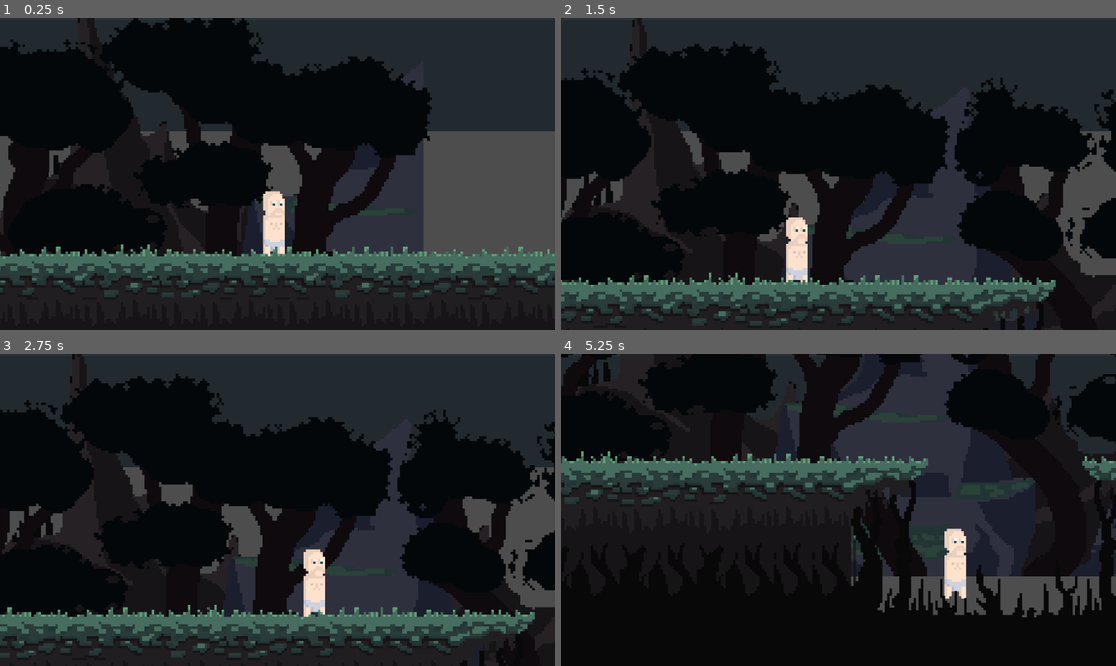
Above: before the commit, frames 1-4 (two rows, left to right).
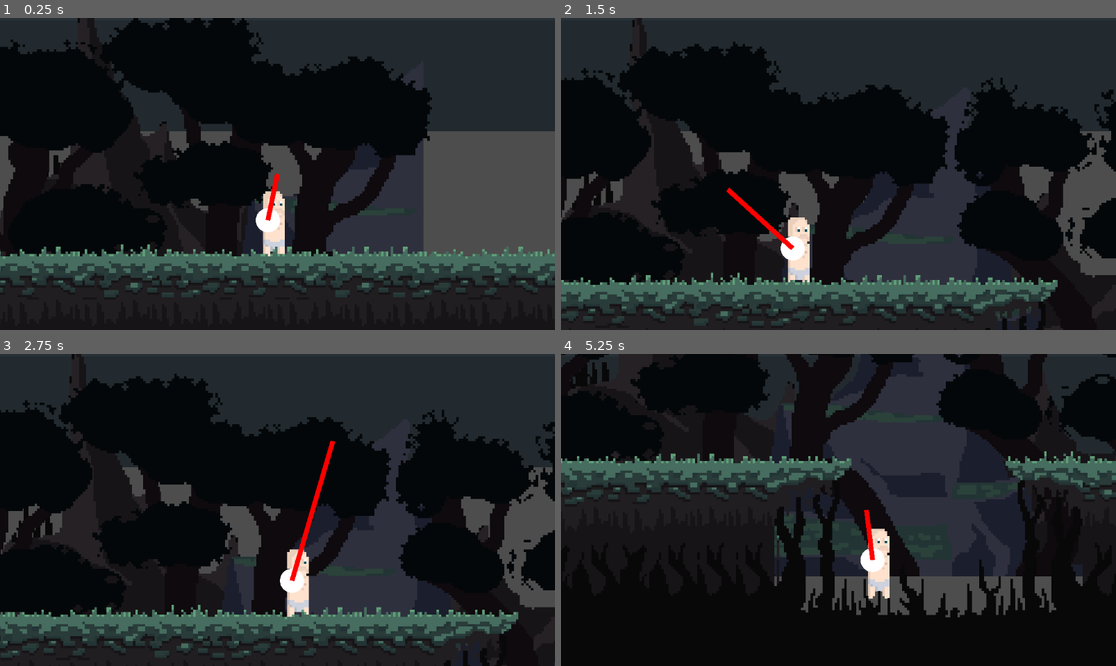
Above: after the commit, the same moments.

Repository: matomas225/UltimateRpg
Game: Godot game, scene res://scenes/main/game.tscn
The game is run twice, just before and just after one commit, with the same random seed, the same clock (stepped at 60 frames per second) and the same inputs.
Inputs (mouse positions are in pixels of both pictures, inside the frame that each line leads up to):
- Up to frame 1 (0.25 s): no input
- Up to frame 2 (1.5 s): tap Enter (ui_accept) at 0.5, 0.77, 0.8, 1.07, 1.35 s; move the mouse to (960, 158) at 0.52 s; hold Right (ui_right) from 0.53 s (still down); tap Shift (dash) at 0.6 s; move the mouse to (727, 189) at 1.27 s
- Up to frame 3 (2.75 s): tap Enter (ui_accept) at 1.52, 1.82, 2.3 s; tap Shift (dash) at 1.55, 2.1 s; move the mouse to (333, 441) at 2.02 s; release Right (ui_right) at 2.03 s; hold Left (ui_left) from 2.03 s (still down)
- Up to frame 4 (5.25 s): move the mouse to (810, 572) at 2.77 s; release Left (ui_left) at 2.78 s; hold Right (ui_right) 2.78-4.28 s; tap Shift (dash) at 2.85, 4.35, 5.1 s; tap Enter (ui_accept) at 3.02, 3.32, 3.6, 3.77, 4.07, 4.52, 4.82 s; move the mouse to (1005, 556) at 3.52 s; move the mouse to (672, 463) at 4.27 s; hold Left (ui_left) 4.28-5.03 s; move the mouse to (866, 510) at 5.02 s; hold Right (ui_right) from 5.03 s (still down)

The runs differ from the first frame. In frame 1, 0.4% of the frame differs, in the area x 46-51%, y 49-69%; in frame 2, 2.7%; in frame 3, 7.9%; in frame 4, 15%, in the area x 0-100%, y 0-85%.

Commit message:
add sound changes minor improvements

Diff:
--- a/scenes/main/game.tscn
+++ b/scenes/main/game.tscn
@@ -1,19 +1,14 @@
-[gd_scene load_steps=14 format=4 uid="uid://c22jt7fw0qrj5"]
+[gd_scene load_steps=12 format=4 uid="uid://c22jt7fw0qrj5"]
 
 [ext_resource type="PackedScene" uid="uid://p0rkkumyb0wm" path="res://scenes/player/senis2D.tscn" id="1_e64el"]
 [ext_resource type="Texture2D" uid="uid://bufa1bk01jjp" path="res://assets/background/parallax-1/1.png" id="1_kjrfb"]
-[ext_resource type="Script" uid="uid://crn8tftkl0va8" path="res://scenes/main/cloud_layer.gd" id="1_se30j"]
+[ext_resource type="Script" path="res://scenes/main/cloud_layer.gd" id="1_se30j"]
 [ext_resource type="AudioStream" uid="uid://cfhn3k4lfktgb" path="res://audio/music/amiant-background-audio.mp3" id="2_ma5rq"]
 [ext_resource type="Texture2D" uid="uid://du77ehaxqgxli" path="res://assets/background/parallax-1/2.png" id="2_se30j"]
 [ext_resource type="Texture2D" uid="uid://b3a84jkivkdl" path="res://assets/tile-map-1.png" id="3_e3dby"]
 [ext_resource type="Texture2D" uid="uid://davq6sjfcdnk7" path="res://assets/background/parallax-1/3.png" id="3_ktwa8"]
 [ext_resource type="Texture2D" uid="uid://c4wyisp21uc8p" path="res://assets/background/parallax-1/4.png" id="4_157ky"]
 [ext_resource type="Texture2D" uid="uid://dnrx4occk6bqr" path="res://assets/background/parallax-1/5.png" id="5_y58yt"]
-
-[sub_resource type="WorldBoundaryShape2D" id="WorldBoundaryShape2D_e64el"]
-
-[sub_resource type="CanvasTexture" id="CanvasTexture_e64el"]
-specular_color = Color(1, 0, 1, 1)
 
 [sub_resource type="TileSetAtlasSource" id="TileSetAtlasSource_gsayk"]
 texture = ExtResource("3_e3dby")
--- a/scenes/player/senis2D.tscn
+++ b/scenes/player/senis2D.tscn
@@ -1,7 +1,10 @@
-[gd_scene load_steps=13 format=3 uid="uid://p0rkkumyb0wm"]
+[gd_scene load_steps=16 format=3 uid="uid://p0rkkumyb0wm"]
 
 [ext_resource type="Script" uid="uid://dusyqyxu50esw" path="res://scripts/player/senisMovement.gd" id="1_dtv6y"]
 [ext_resource type="Texture2D" uid="uid://cdbbnd2p70278" path="res://sprites/player/player-senis.png" id="1_pofe2"]
+[ext_resource type="AudioStream" uid="uid://dmxlww0ey2l6a" path="res://audio/sfx/walking-on-grass.mp3" id="3_3pi2x"]
+[ext_resource type="Script" uid="uid://blcdotmjemi3a" path="res://scripts/player/arm_pivot.gd" id="3_t3vor"]
+[ext_resource type="AudioStream" uid="uid://lotqjq0j1v8g" path="res://audio/sfx/land-on-grass2.mp3" id="4_hgckd"]
 
 [sub_resource type="AtlasTexture" id="AtlasTexture_c7q42"]
 atlas = ExtResource("1_pofe2")
@@ -80,6 +83,24 @@
 autoplay = "idle"
 frame_progress = 0.850361
 
+[node name="ArmPivot" type="Node2D" parent="."]
+position = Vector2(-3, -17)
+script = ExtResource("3_t3vor")
+
+[node name="ArmLeft" type="Sprite2D" parent="ArmPivot"]
+
+[node name="ArmRight" type="Sprite2D" parent="ArmPivot"]
+
+[node name="Weapon" type="Sprite2D" parent="ArmPivot"]
+
 [node name="CollisionShape2D" type="CollisionShape2D" parent="."]
 position = Vector2(0, -5)
 shape = SubResource("CircleShape2D_dtv6y")
+
+[node name="WalkingOnGrass" type="AudioStreamPlayer2D" parent="."]
+stream = ExtResource("3_3pi2x")
+
+[node name="LandingOnGrass" type="AudioStreamPlayer2D" parent="."]
+stream = ExtResource("4_hgckd")
+volume_db = -9.533
+pitch_scale = 0.69
--- /dev/null
+++ b/scripts/player/arm_pivot.gd
@@ -0,0 +1,28 @@
+extends Node2D
+
+@onready var arm_left = $ArmLeft
+@onready var arm_right = $ArmRight
+
+var smoothing_speed := 10.0
+
+func _ready():
+	Input.set_mouse_mode(Input.MOUSE_MODE_VISIBLE)
+
+func _process(delta):
+	var mouse_pos = get_global_mouse_position()
+
+	var dir_left = (mouse_pos - arm_left.global_position).normalized()
+	var dir_right = (mouse_pos - arm_right.global_position).normalized()
+
+	var target_angle_left = dir_left.angle()
+	var target_angle_right = dir_right.angle()
+
+	arm_left.rotation = lerp_angle(arm_left.rotation, target_angle_left, smoothing_speed * delta)
+	arm_right.rotation = lerp_angle(arm_right.rotation, target_angle_right, smoothing_speed * delta)
+
+	queue_redraw()
+
+
+func _draw():
+	draw_circle(Vector2.ZERO, 5, Color.WHITE)
+	draw_line(Vector2.ZERO, get_local_mouse_position(), Color.RED, 2)
--- a/scripts/player/senisMovement.gd
+++ b/scripts/player/senisMovement.gd
@@ -1,11 +1,15 @@
 extends CharacterBody2D
 
-# Camera Offset moving with character
 @onready var cam = $Camera2D
-@export var camera_offset_amount := 40  # How far camera shifts left/right
-var dash_camera_offset := 0.0  # Used to freeze camera during dash
+@export var camera_offset_amount := 40
 
-# Movement tuning constants
+@onready var walking_on_grass: AudioStreamPlayer2D = $WalkingOnGrass
+@onready var landing_on_grass: AudioStreamPlayer2D = $LandingOnGrass
+
+var was_walking = false
+var was_on_floor = false
+var has_landed_once = false
+
 const MOVE_SPEED = 160.0
 const JUMP_FORCE = -200.0
 const GRAVITY = 1000.0
@@ -13,19 +17,17 @@
 const AIR_ACCELERATION = 600.0
 const FRICTION = 1000.0
 const MAX_FALL_SPEED = 900.0
+const LANDING_VELOCITY_THRESHOLD = 300.0
 
-# Dash variables
-const DASH_SPEED = 250.0      # Speed during dash
-const DASH_TIME = 0.2         # Dash duration in seconds
-const DASH_COOLDOWN = 2     # Time between dashes
+const DASH_SPEED = 250.0
+const DASH_TIME = 0.2
+const DASH_COOLDOWN = 2
 
-# Dash state
 var is_dashing = false
 var dash_timer = 0.0
 var dash_cooldown_timer = 0.0
 var dash_direction = 0
 
-# Optional: Coyote time and jump buffer
 const COYOTE_TIME = 0.1
 const JUMP_BUFFER_TIME = 0.1
 
@@ -33,82 +35,95 @@
 var jump_buffer_timer = 0.0
 
 func _physics_process(delta: float) -> void:
-	# Update dash cooldown timer
+	handle_dash_timers(delta)
+	handle_movement(delta)
+	play_sounds()
+	var vertical_velocity_before_slide = velocity.y
+	move_and_slide()
+	handle_landing_sound(vertical_velocity_before_slide)
+	update_camera(delta)
+
+func handle_dash_timers(delta):
 	if dash_cooldown_timer > 0:
 		dash_cooldown_timer -= delta
 
-	# Handle ongoing dash
 	if is_dashing:
 		dash_timer -= delta
 		if dash_timer <= 0:
 			is_dashing = false
 			dash_cooldown_timer = DASH_COOLDOWN
 
+func handle_movement(delta):
 	if is_dashing:
-		# During dash: move horizontally at dash speed, ignore gravity & normal input
 		velocity.x = dash_direction * DASH_SPEED
-		velocity.y = 0  # Optionally lock vertical movement during dash
+		velocity.y = 0
+		return
+
+	apply_gravity(delta)
+	handle_jump_timers(delta)
+	handle_horizontal_movement(delta)
+
+func apply_gravity(delta):
+	if not is_on_floor():
+		velocity.y += GRAVITY * delta
+		velocity.y = min(velocity.y, MAX_FALL_SPEED)
+	elif velocity.y > 0:
+		velocity.y = 0
+
+func handle_jump_timers(delta):
+	if is_on_floor():
+		coyote_timer = COYOTE_TIME
 	else:
-		# Handle gravity
-		if not is_on_floor():
-			velocity.y += GRAVITY * delta
-			velocity.y = min(velocity.y, MAX_FALL_SPEED)
-		elif velocity.y > 0:
-			velocity.y = 0
+		coyote_timer -= delta
 
-		# Update coyote time
-		if is_on_floor():
-			coyote_timer = COYOTE_TIME
+	if Input.is_action_just_pressed("ui_accept"):
+		jump_buffer_timer = JUMP_BUFFER_TIME
+	else:
+		jump_buffer_timer -= delta
+
+	if jump_buffer_timer > 0 and coyote_timer > 0:
+		velocity.y = JUMP_FORCE
+		jump_buffer_timer = 0
+		coyote_timer = 0
+
+func handle_horizontal_movement(delta):
+	var input_dir = Input.get_axis("ui_left", "ui_right")
+	var accel = ACCELERATION if is_on_floor() else AIR_ACCELERATION
+
+	if Input.is_action_just_pressed("dash") and dash_cooldown_timer <= 0 and input_dir != 0:
+		is_dashing = true
+		dash_timer = DASH_TIME
+		dash_direction = input_dir
+	else:
+		if input_dir != 0:
+			velocity.x = move_toward(velocity.x, input_dir * MOVE_SPEED, accel * delta)
 		else:
-			coyote_timer -= delta
+			if is_on_floor():
+				velocity.x = 0
 
-		# Update jump buffer
-		if Input.is_action_just_pressed("ui_accept"):
-			jump_buffer_timer = JUMP_BUFFER_TIME
-		else:
-			jump_buffer_timer -= delta
+func play_sounds():
+	var is_walking_now = is_on_floor() and abs(velocity.x) > 5
+	if is_walking_now and not was_walking:
+		walking_on_grass.play()
+	elif not is_walking_now and was_walking:
+		walking_on_grass.stop()
+	was_walking = is_walking_now
 
-		# Handle jump (with coyote time and buffer)
-		if jump_buffer_timer > 0 and coyote_timer > 0:
-			velocity.y = JUMP_FORCE
-			jump_buffer_timer = 0
-			coyote_timer = 0
+func handle_landing_sound(vertical_velocity_before_slide):
 
-		# Get horizontal input direction
-		var input_dir = Input.get_axis("ui_left", "ui_right")
-		var accel = ACCELERATION if is_on_floor() else AIR_ACCELERATION
+	if is_on_floor() and not was_on_floor and vertical_velocity_before_slide > LANDING_VELOCITY_THRESHOLD and has_landed_once:
+		if not landing_on_grass.playing:
+			landing_on_grass.play()
+	if is_on_floor() and not has_landed_once:
+		has_landed_once = true
+	was_on_floor = is_on_floor()
 
-		# Start dash if Shift pressed, dash ready, and input direction non-zero
-		if Input.is_action_just_pressed("dash") and dash_cooldown_timer <= 0 and input_dir != 0:
-			dash_camera_offset = dash_direction * camera_offset_amount
-			is_dashing = true
-			dash_timer = DASH_TIME
-			dash_direction = input_dir
-		else:
-			# Normal horizontal movement when not dashing
-			if input_dir != 0:
-				velocity.x = move_toward(velocity.x, input_dir * MOVE_SPEED, accel * delta)
-			else:
-				if is_on_floor():
-					velocity.x = 0
+func update_camera(delta):
+	const CAMERA_LERP_SPEED = 4.0
+	var target_offset_x = 0.0
+	var movement_direction = sign(velocity.x)
 
-	# Finally, move the character
-	move_and_slide()
+	if abs(velocity.x) > 10:
+		target_offset_x = movement_direction * camera_offset_amount
 
-	var target_offset_x = 0.0
-
-	if is_dashing:
-	# Use dash direction to determine smooth target offset, not velocity
-		target_offset_x = dash_direction * camera_offset_amount
-	else:
-		var movement_direction = sign(velocity.x)
-		if abs(velocity.x) > 10:
-				target_offset_x = movement_direction * camera_offset_amount
-		else:
-			target_offset_x = 0.0
-
-# Always smoothly interpolate to avoid snapping
-		cam.offset.x = lerp(cam.offset.x, target_offset_x, 8 * delta)
-
-	if not is_dashing and abs(velocity.x) < 10:
-		target_offset_x = 0.0
+	cam.offset.x = lerp(cam.offset.x, target_offset_x, CAMERA_LERP_SPEED * delta)
Not shown, added: audio/sfx/land-on-grass.mp3.import
Not shown, added: audio/sfx/land-on-grass2.mp3.import
Not shown, added: audio/sfx/walking-on-grass.mp3.import
Not shown, added: scripts/player/arm_pivot.gd.uid
Not shown, added: audio/sfx/land-on-grass.mp3
Not shown, added: audio/sfx/land-on-grass2.mp3
Not shown, added: audio/sfx/walking-on-grass.mp3
